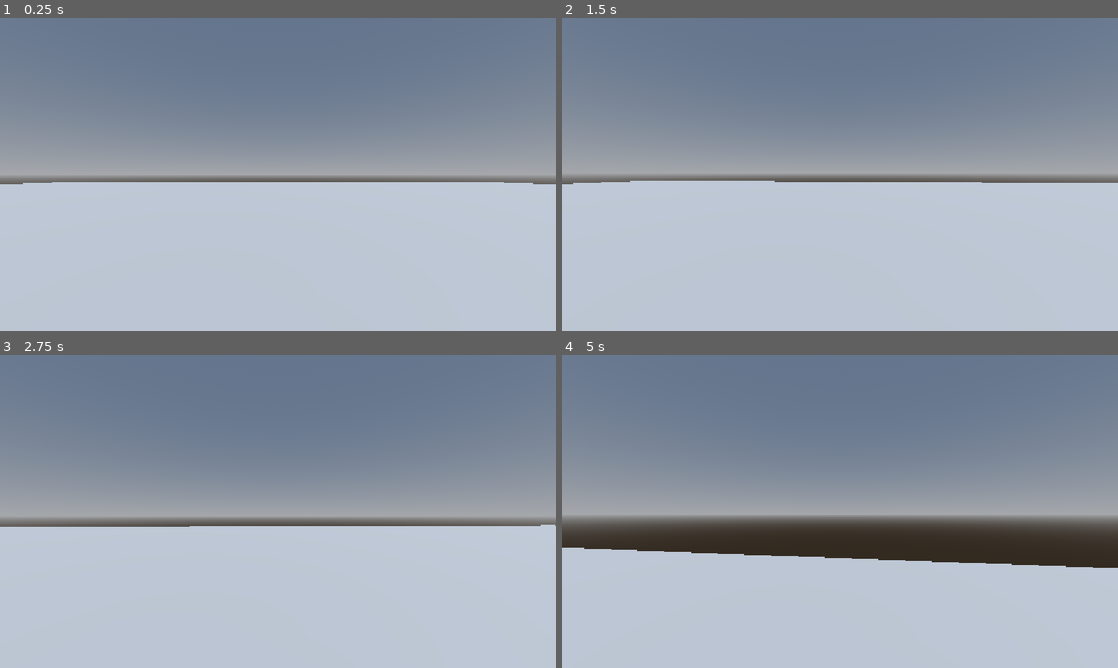
Above: before the commit, frames 1-4 (two rows, left to right).
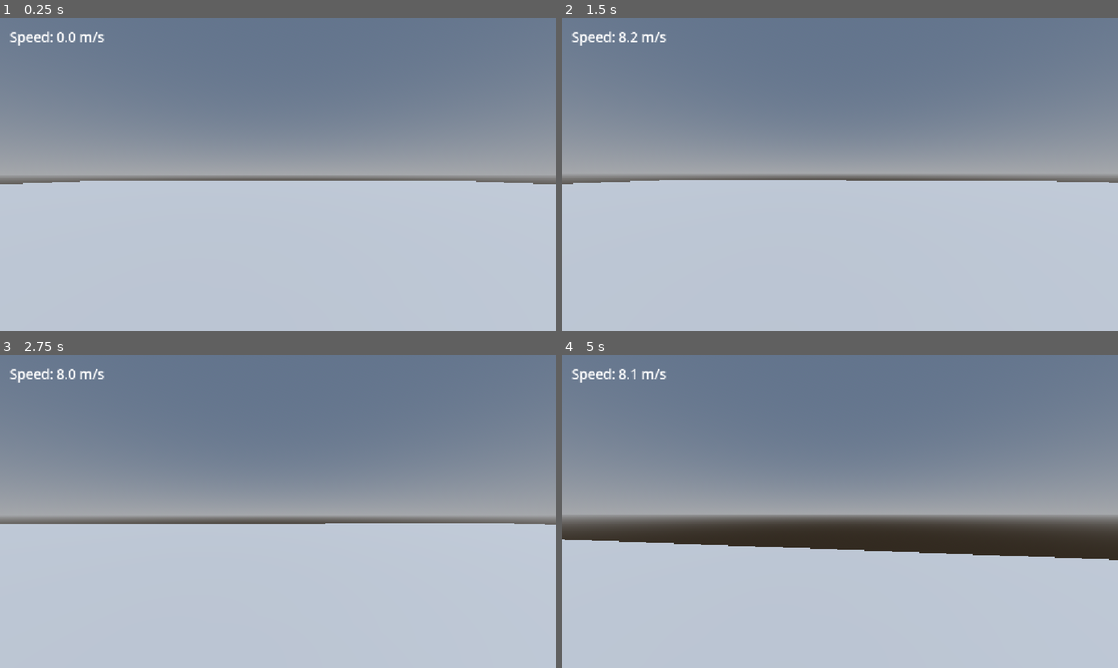
Above: after the commit, the same moments.

Repository: f643s/momentum-game
Game: Godot game, scene res://scenes/world.tscn
Same seed, same stepped clock (60 frames per second), same inputs: the game is played once before the commit and once after it.
Inputs (mouse positions are in pixels of both pictures, inside the frame that each line leads up to):
- Up to frame 1 (0.25 s): no input
- Up to frame 2 (1.5 s): tap Enter at 0.5 s; move the mouse to (867, 174) at 0.52 s; hold W (forward) from 0.53 s (still down); tap Space (jump) at 0.77 s; move the mouse to (812, 174) at 1.27 s
- Up to frame 3 (2.75 s): keep holding W (forward); tap Space (jump) at 1.52 s; move the mouse to (289, 505) at 2.02 s
- Up to frame 4 (5 s): keep holding W (forward); move the mouse to (834, 517) at 2.77 s; tap Space (jump) at 3.02, 3.5, 3.77, 4.52 s; move the mouse to (878, 514) at 3.52 s; move the mouse to (795, 508) at 4.27 s

The runs differ from the first frame. In frame 1, 0.6% of the frame differs, in the area x 1-86%, y 4-53%; in frame 2, 0.6%; in frame 3, 1.1%; in frame 4, 3.0%, in the area x 0-100%, y 4-68%.

Commit message:
phase 1: momentum and movement

Diff:
--- a/config/movement_config.tres
+++ b/config/movement_config.tres
@@ -4,5 +4,4 @@
 
 [resource]
 script = ExtResource("1_go2gm")
-mouse_sensitivity = 0.002
 metadata/_custom_type_script = "uid://c6wwesvqflm3n"
--- a/scenes/player.tscn
+++ b/scenes/player.tscn
@@ -20,3 +20,12 @@
 
 [node name="Camera3D" type="Camera3D" parent="CameraPivot" unique_id=266917068]
 current = true
+
+[node name="HUD" type="CanvasLayer" parent="." unique_id=244416867]
+
+[node name="SpeedLabel" type="Label" parent="HUD" unique_id=1478776730]
+offset_left = 20.0
+offset_top = 20.0
+offset_right = 60.0
+offset_bottom = 43.0
+theme_override_font_sizes/font_size = 28
--- a/scripts/movement_config.gd
+++ b/scripts/movement_config.gd
@@ -11,3 +11,23 @@
 @export var mouse_sensitivity: float = 0.002
 ## Highest you can look up or down, in degrees.
 @export var max_pitch_degrees: float = 89.0
+
+@export_group("Momentum")
+## How fast you speed up on the ground. Higher = snappier starts.
+@export var ground_accel: float = 40.0
+## How fast you slow down on the ground with no input. Lower = slidier.
+@export var ground_friction: float = 18.0
+## How strongly you can steer while airborne. Higher = more air control.
+@export var air_accel: float = 25.0
+## Speed lost per second in the air with no input. Near 0 = keeps momentum.
+@export var air_friction: float = 0.5
+
+@export_group("Speed FOV")
+## Camera field of view at rest, in degrees.
+@export var fov_base: float = 80.0
+## Field of view at full speed. Bigger gap = stronger sense of speed.
+@export var fov_max: float = 100.0
+## Horizontal speed at which FOV reaches its max.
+@export var fov_full_speed: float = 30.0
+## How quickly FOV follows speed changes. Higher = snappier.
+@export var fov_smoothing: float = 6.0
--- a/scripts/player.gd
+++ b/scripts/player.gd
@@ -4,25 +4,22 @@
 @export var config: MovementConfig
 
 @onready var pivot: Node3D = $CameraPivot
+@onready var camera: Camera3D = $CameraPivot/Camera3D
+@onready var speed_label: Label = $HUD/SpeedLabel
 
 
 func _ready() -> void:
-	# Safety net: if the config resource was never assigned, fall back to defaults
-	# so the player still moves instead of crashing.
-	if config == null:
-		config = MovementConfig.new()
 	Input.mouse_mode = Input.MOUSE_MODE_CAPTURED
+	camera.fov = config.fov_base
 
 
 func _unhandled_input(event: InputEvent) -> void:
-	# Esc frees the mouse, clicking the window captures it again.
 	if event.is_action_pressed("ui_cancel"):
 		Input.mouse_mode = Input.MOUSE_MODE_VISIBLE
 	elif event is InputEventMouseButton and event.pressed:
 		Input.mouse_mode = Input.MOUSE_MODE_CAPTURED
 
 	if event is InputEventMouseMotion and Input.mouse_mode == Input.MOUSE_MODE_CAPTURED:
-		# Left/right turns the whole body, up/down tilts only the camera pivot.
 		rotate_y(-event.relative.x * config.mouse_sensitivity)
 		var max_pitch: float = deg_to_rad(config.max_pitch_degrees)
 		pivot.rotation.x = clampf(
@@ -39,7 +36,45 @@
 
 	var input_dir: Vector2 = Input.get_vector("left", "right", "forward", "back")
 	var direction: Vector3 = (transform.basis * Vector3(input_dir.x, 0.0, input_dir.y)).normalized()
-	velocity.x = direction.x * config.walk_speed
-	velocity.z = direction.z * config.walk_speed
+
+	if is_on_floor():
+		_move_ground(direction, delta)
+	else:
+		_move_air(direction, delta)
 
 	move_and_slide()
+	_update_feel(delta)
+
+
+func _move_ground(direction: Vector3, delta: float) -> void:
+	var horizontal := Vector3(velocity.x, 0.0, velocity.z)
+	if direction != Vector3.ZERO:
+		# Accelerate toward the wanted velocity.
+		horizontal = horizontal.move_toward(direction * config.walk_speed, config.ground_accel * delta)
+	else:
+		# No input: friction slides you to a stop.
+		horizontal = horizontal.move_toward(Vector3.ZERO, config.ground_friction * delta)
+	velocity.x = horizontal.x
+	velocity.z = horizontal.z
+
+
+func _move_air(direction: Vector3, delta: float) -> void:
+	var horizontal := Vector3(velocity.x, 0.0, velocity.z)
+	if direction != Vector3.ZERO:
+		# Only add speed toward the input up to walk_speed, so steering never
+		# slows you down and fast momentum is kept.
+		var current: float = horizontal.dot(direction)
+		var add: float = clampf(config.walk_speed - current, 0.0, config.air_accel * delta)
+		horizontal += direction * add
+	else:
+		horizontal = horizontal.move_toward(Vector3.ZERO, config.air_friction * delta)
+	velocity.x = horizontal.x
+	velocity.z = horizontal.z
+
+
+func _update_feel(delta: float) -> void:
+	var speed: float = Vector3(velocity.x, 0.0, velocity.z).length()
+	var t: float = clampf(speed / config.fov_full_speed, 0.0, 1.0)
+	var target_fov: float = lerpf(config.fov_base, config.fov_max, t)
+	camera.fov = lerpf(camera.fov, target_fov, 1.0 - exp(-config.fov_smoothing * delta))
+	speed_label.text = "Speed: %.1f m/s" % speed
